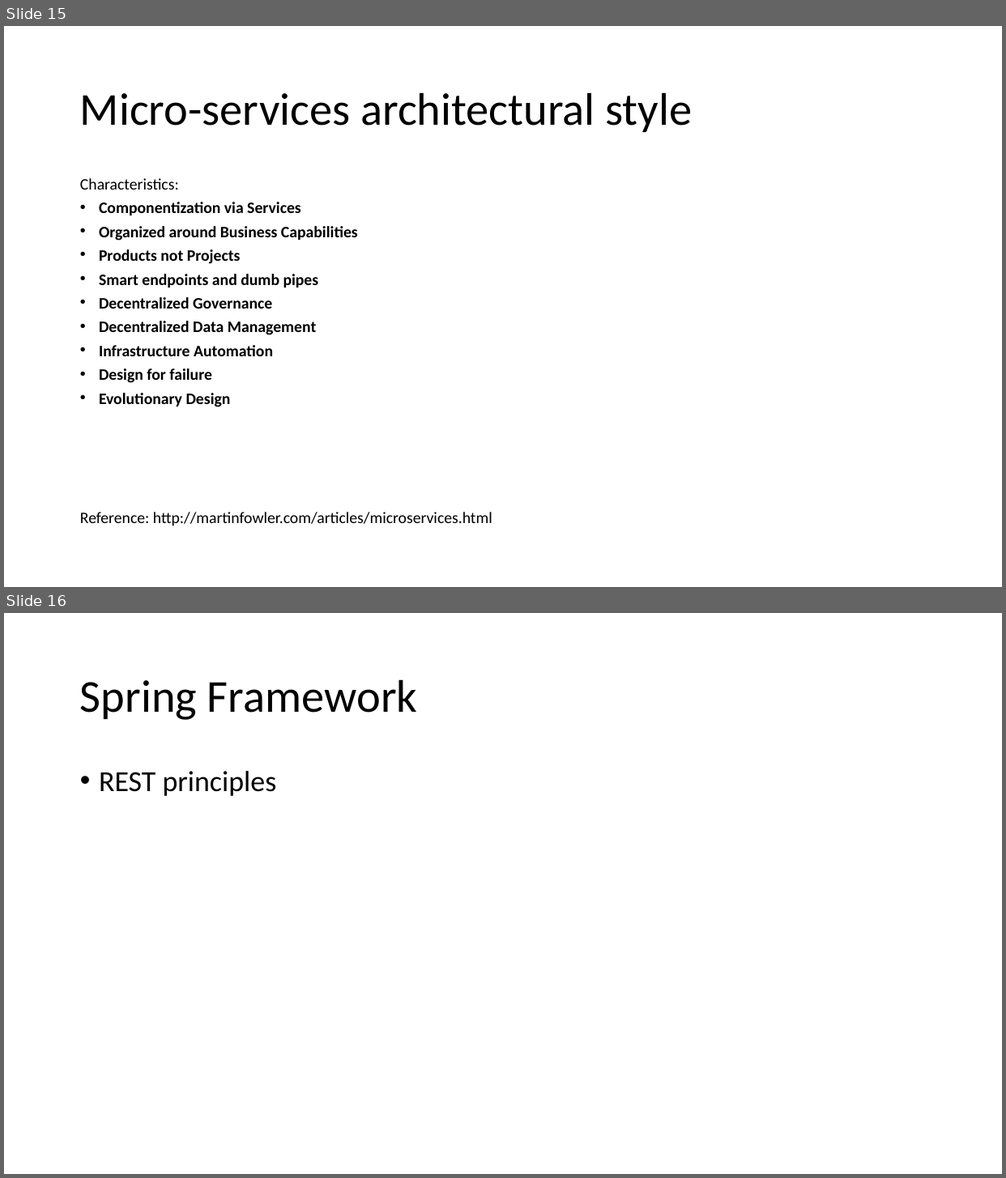
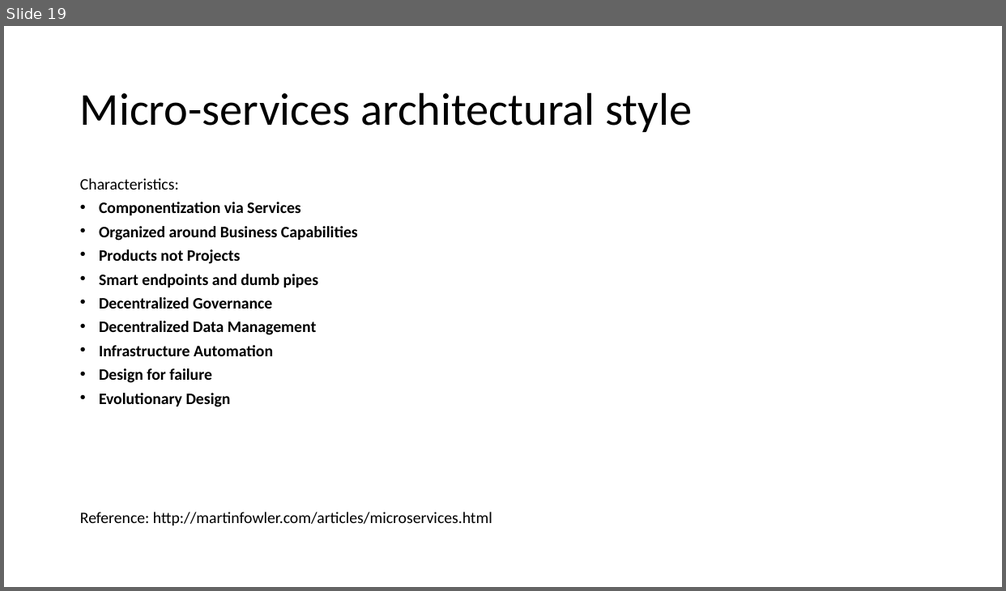
Before and after one commit to batchu/spring-boot-ujug, a slide deck: Spring Boot.pptx. Shown one above the other, each under a label of ours: slides 15 and 16 before the commit, slide 19 after it. The pictures are 1006x1178 and 1006x591 pixels, drawn with LibreOffice and Linux fonts; fonts in the diff are those of the drawing. Boxes give left, top, right and bottom in pixels: in the first picture for what was removed or moved away, otherwise in the second. Text is boxed around its words. In the diff, an @@ line names an element or a change of style, - is before the commit and + after.

Commit message:
Spring boot content

```diff
--- a/Spring Boot.pptx
+++ b/Spring Boot.pptx
@@ slide 16 removed at (4, 613, 1002, 1174), background #FFFFFF @@
@@ title removed at (80, 679, 417, 720) @@
-Spring Framework
@@ text removed at (99, 771, 277, 796) @@
-• REST principles
@@ what was slide 15 is now slide 19 @@
```
Also in this commit, not shown: 2 slides changed, 4 slides added.
